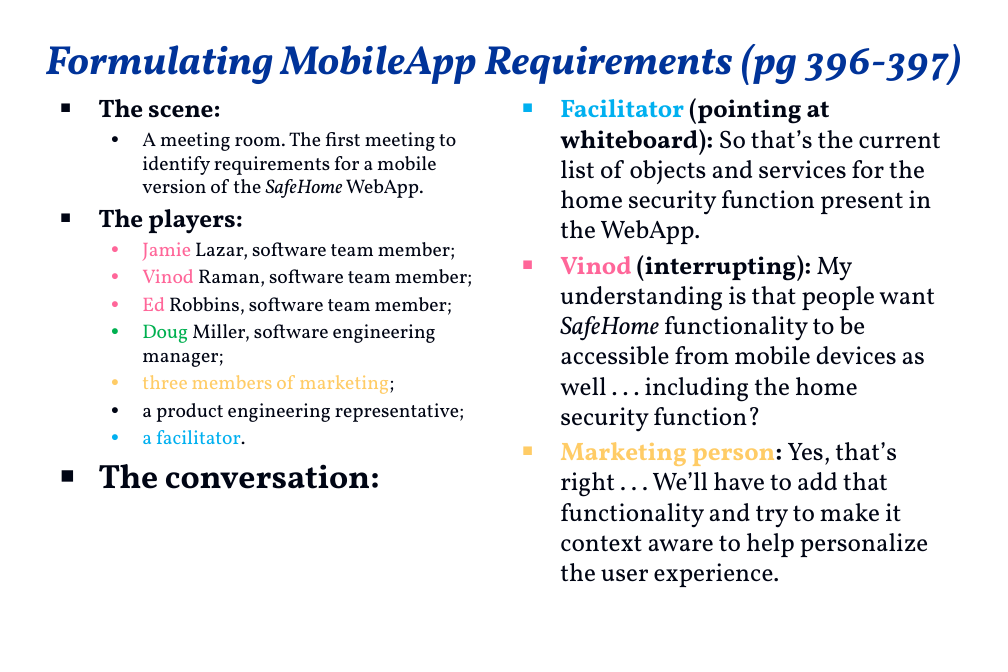
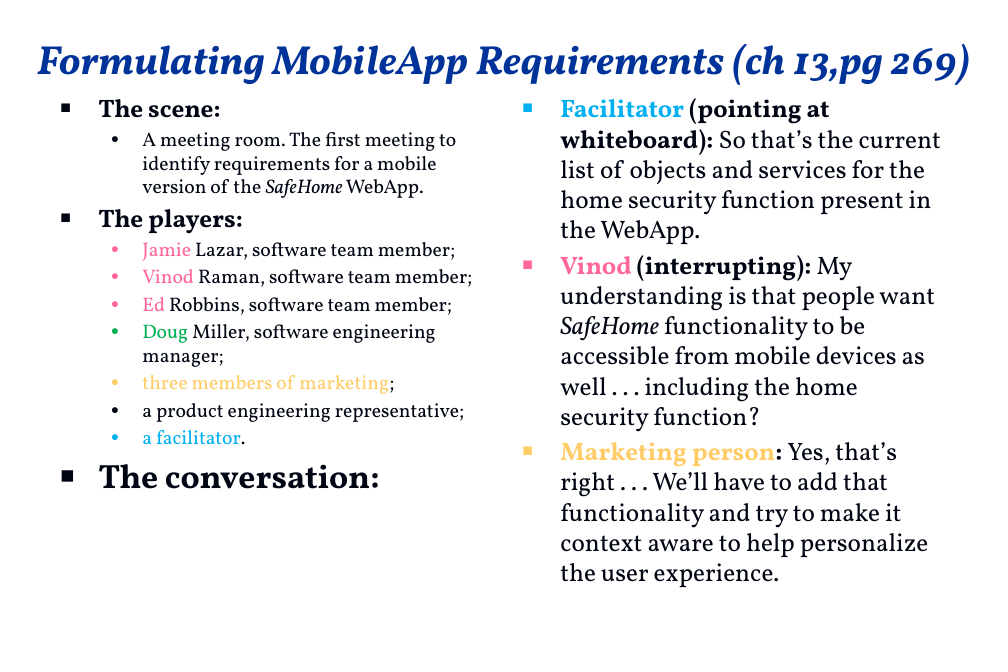
Before and after one commit to swtv-kaist/cs350-fall25, a slide deck: slide 75 of slides/safehome_dialog.pptx (slide 83 before the commit). Drawn at 1008x672 pixels with LibreOffice and Linux fonts; fonts in the diff are those of the drawing; background and template pictures are left out. Boxes give left, top, right and bottom in pixels: in the first picture for what was removed or moved away, otherwise in the second. Text is boxed around its words. In the diff, an @@ line names an element or a change of style, - is before the commit and + after.

```diff
--- a/slides/safehome_dialog.pptx
+++ b/slides/safehome_dialog.pptx
@@ title at bbox=[37, 44, 970, 85]: text changed @@
-Formulating MobileApp Requirements (pg 396-397)
+Formulating MobileApp Requirements (ch 13,pg 269)
```
Also in this commit, not shown: 63 other slides changed, 2 slides added, 1 other file.
